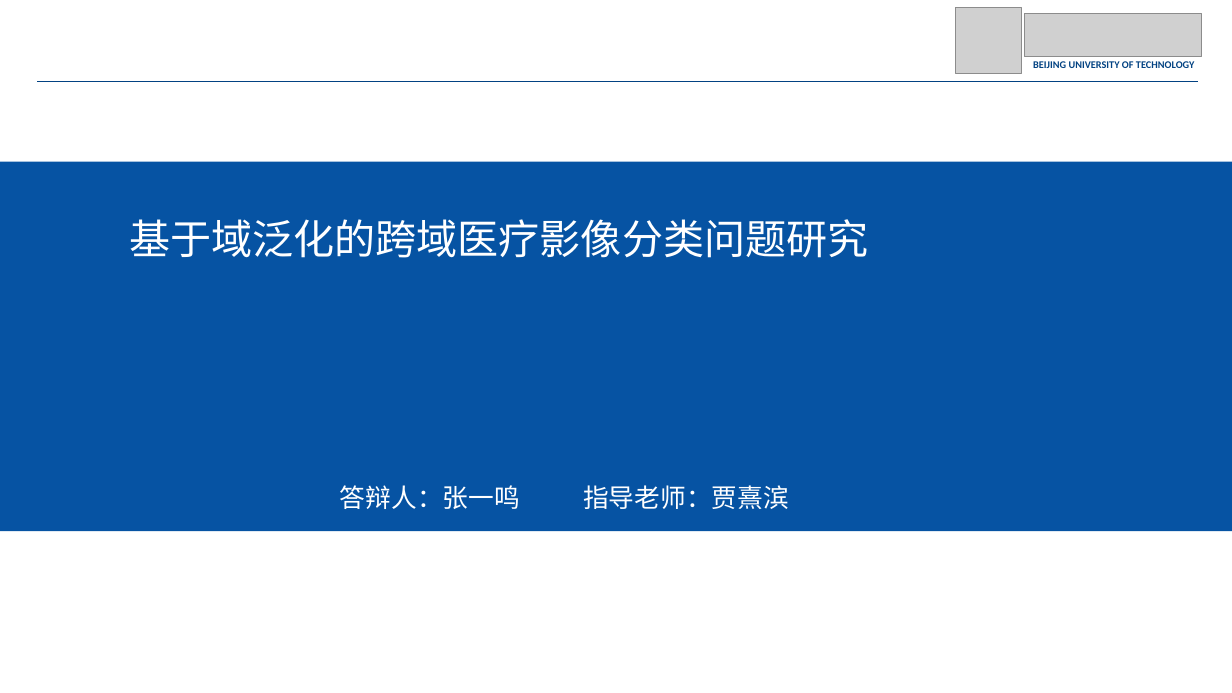
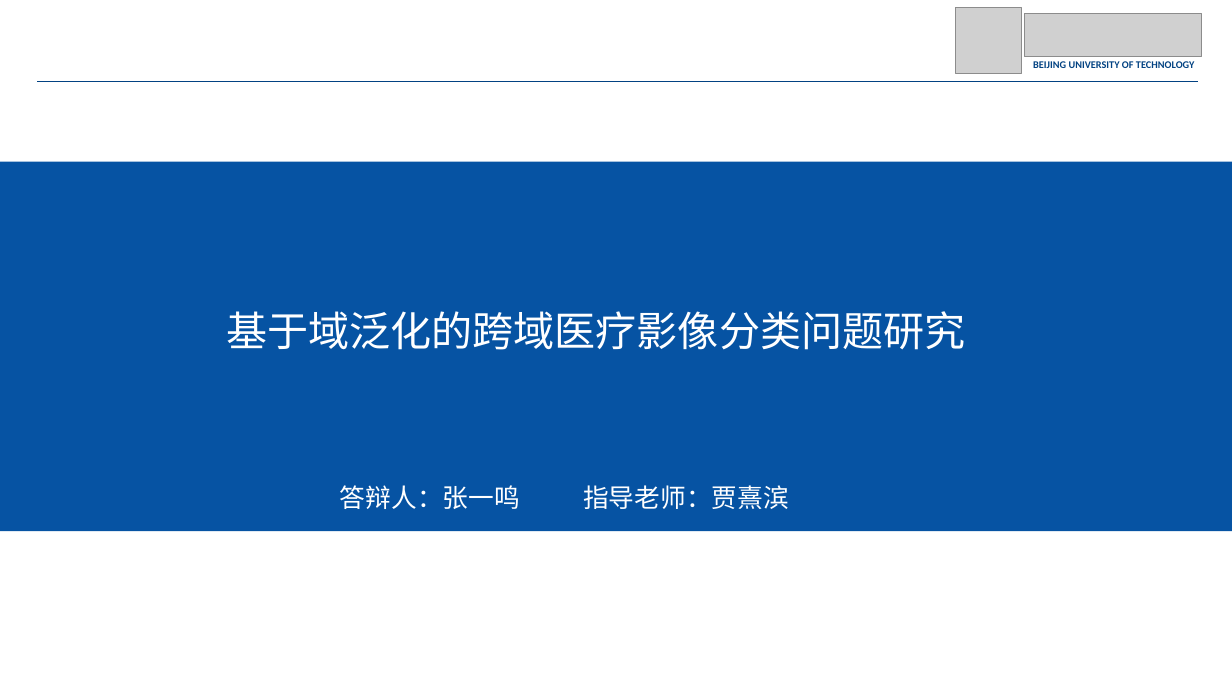
Before and after one commit to JohnnyM1ng/dissertation-proposal, a slide deck: slide 1 of 开题.pptx. Drawn at 1232x693 pixels with LibreOffice and Linux fonts; fonts in the diff are those of the drawing; grey boxes stand for pictures. Boxes give left, top, right and bottom in pixels: in the first picture for what was removed or moved away, otherwise in the second. Text is boxed around its words. In the diff, an @@ line names an element or a change of style, - is before the commit and + after.

```diff
--- a/开题.pptx
+++ b/开题.pptx
@@ text "基于域泛化的跨域医疗影像分类问题研究": place and size @@
-text "基于域泛化的跨域医疗影像分类问题研究" at (129, 219, 868, 258)
+text "基于域泛化的跨域医疗影像分类问题研究" at (226, 311, 965, 350)
```
Also in this commit, not shown: 11 other slides changed, 1 slide removed, 4 other files.
